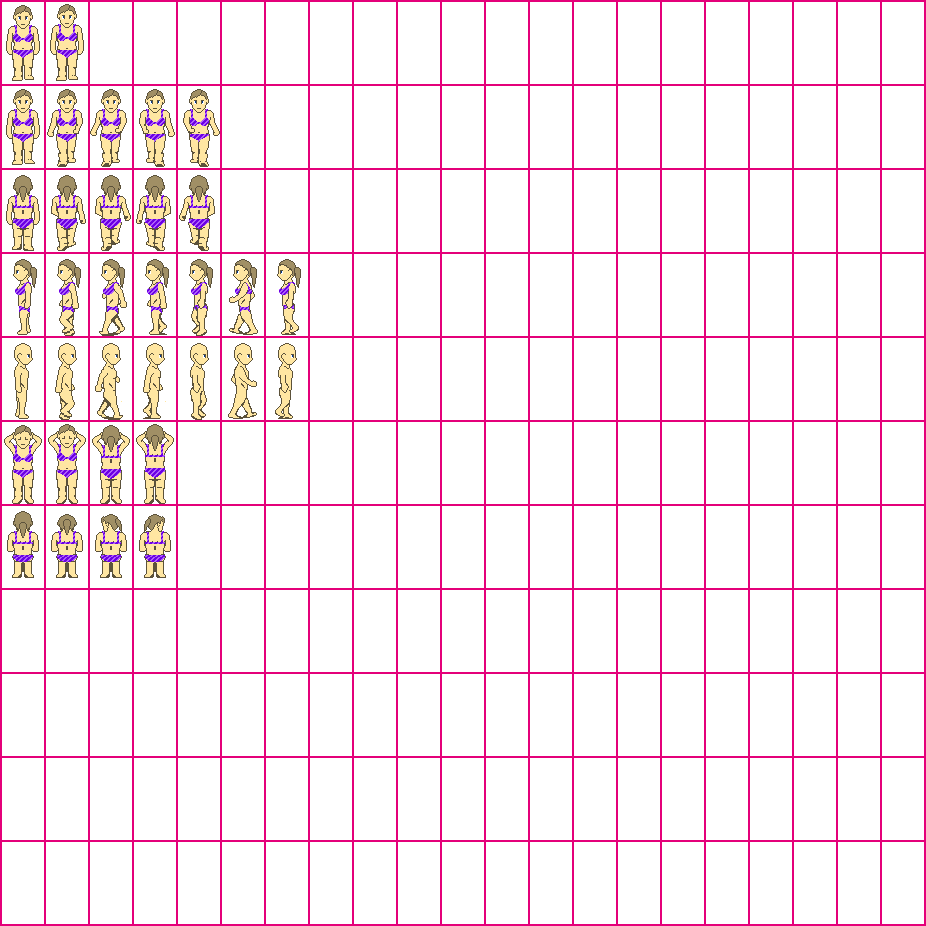
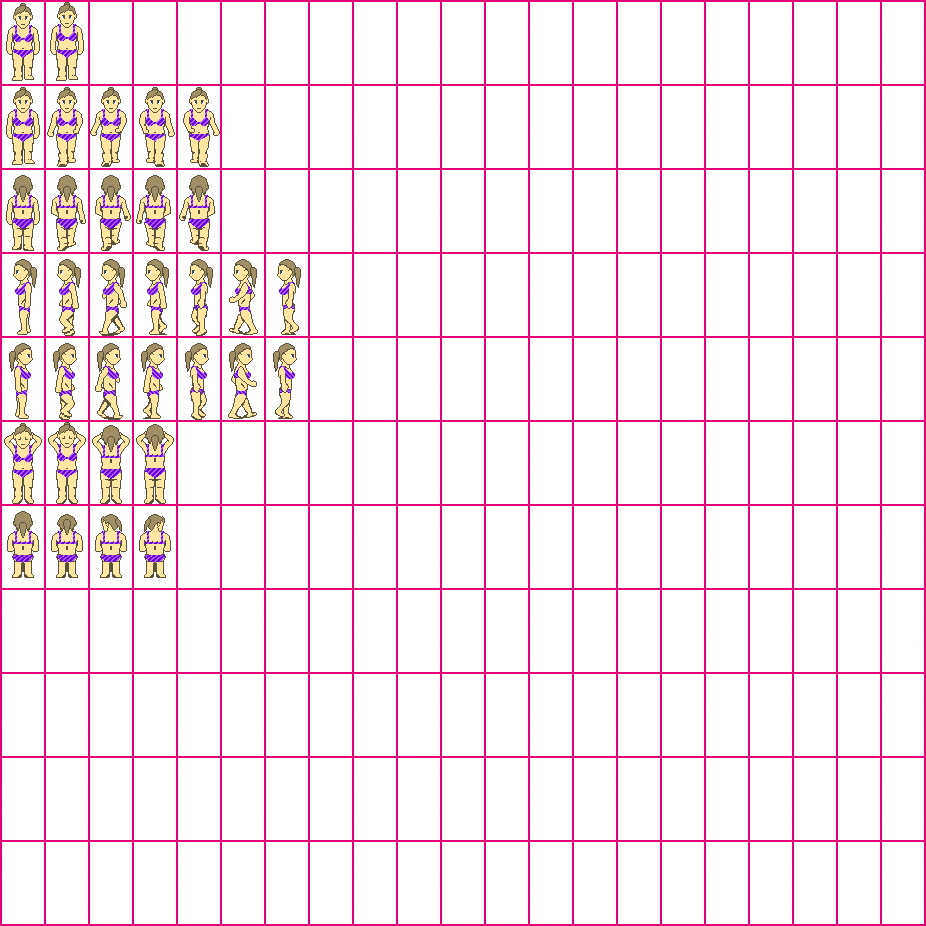
Layers edited between the first and the second 926px x 926px image:
painted on "Idle 1" over [52, 2, 82, 29]
painted on "Idle 0" over [8, 3, 38, 30]
painted on "Walk south 4 - Clothes copy 4" over [184, 87, 214, 114]
removed layer "Walk south 4" from group "Walk south" over [184, 89, 214, 114]
painted on "Walk south 3 - Clothes copy 3" over [140, 87, 170, 114]
removed layer "Walk south 3" from group "Walk south" over [140, 89, 170, 114]
painted on "Walk south 2 - Clothes copy 2" over [33, 87, 126, 114]
removed layer "Walk south 2" from group "Walk south" over [33, 89, 126, 114]
painted on "Walk south 1 - Clothes copy" over [52, 87, 82, 114]
removed layer "Walk south 1" from group "Walk south" over [52, 89, 82, 114]
painted on "Walk south 0 - Clothes" over [8, 87, 38, 114]
removed layer "Walk south 0" from group "Walk south" over [8, 89, 38, 114]
painted on "Walk north 4" over [184, 196, 214, 200]
painted on "Walk north 3" over [140, 196, 170, 200]
painted on "Walk north 2" over [96, 196, 126, 200]
painted on "Walk north 1" over [52, 196, 82, 200]
added layer "Walk east 7 - Bikini" in group "Walk east" over [273, 344, 295, 393]
added layer "Walk east 6 - Bikini" in group "Walk east" over [229, 344, 251, 396]
added layer "Walk east 5 - Bikini" in group "Walk east" over [185, 344, 207, 394]
added layer "Walk east 4 - Bikini" in group "Walk east" over [141, 344, 163, 397]
added layer "Walk east 3 - Bikini" in group "Walk east" over [97, 344, 119, 397]
added layer "Walk east 2 - Bikini" in group "Walk east" over [53, 344, 75, 396]
added layer "Walk east 1 - Bikini" in group "Walk east" over [9, 344, 31, 396]
painted on "On chair front 0" over [20, 422, 70, 426]
…and 5 more changes (5 painted)
